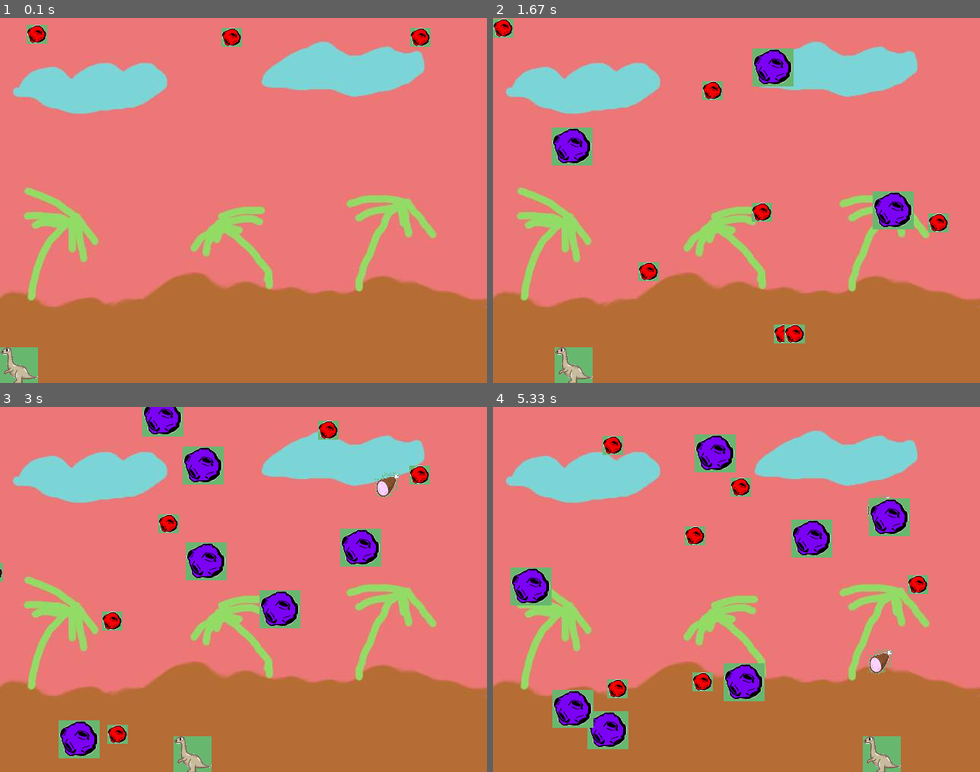
Above: before the commit, frames 1-4 (two rows, left to right).
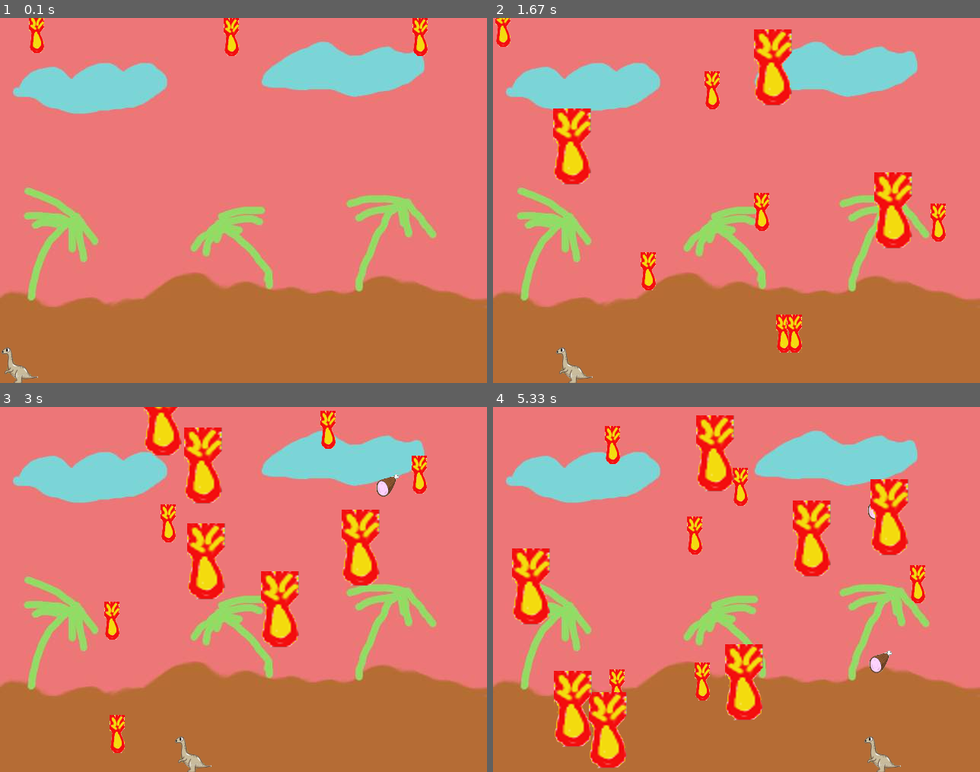
Above: after the commit, the same moments.

Repository: albertomsp/dinosaur-pygame
Game: pygame game, started from main.py
Same seed, same stepped clock (60 frames per second), same inputs: the game is played once before the commit and once after it. The source before the commit is Python 2; it was converted automatically to run under Python 3.
Inputs (mouse positions are in pixels of both pictures, inside the frame that each line leads up to):
- Up to frame 1 (0.1 s): no input
- Up to frame 2 (1.67 s): click (736, 200) at 0.38 s; click (804, 229) at 0.72 s; click (570, 288) at 1.05 s; click (575, 313) at 1.38 s
- Up to frame 3 (3 s): click (287, 494) at 1.72 s; click (204, 567) at 2.05 s; click (326, 717) at 2.42 s; click (194, 593) at 2.95 s
- Up to frame 4 (5.33 s): click (634, 567) at 3.28 s; click (566, 527) at 3.62 s; click (726, 717) at 3.95 s; click (551, 523) at 4.28 s; click (566, 622) at 4.62 s; click (858, 626) at 4.95 s; click (882, 494) at 5.28 s

The runs differ from the first frame. In frame 1, 1.6% of the frame differs, in the area x 0-89%, y 0-100%; in frame 2, 7.6%; in frame 3, 11%; in frame 4, 14%, in the area x 3-90%, y 2-100%.

Commit message:
Fixing linting and adding Makefile

Diff:
--- a/dinosaurio.py
+++ b/dinosaurio.py
@@ -1,3 +1,6 @@
+"""
+This is the first version I made when I was in the 2nd year of my studies.
+"""
 import pygame
 from pygame.locals import *
 import random
@@ -10,222 +13,226 @@
 SCREEN_HEIGHT = 480
 puntuacion = 0
 
-#NOTA: Para hacer lo de los niveles creo que es mejor en vez de poner contadorMeteoritos > 15, sustituir el
+# NOTA: Para hacer lo de los niveles creo que es mejor en vez de poner
+# contadorMeteoritos > 15, sustituir el
 # 15 por una vble y cambiarla cada nivel
 
+
 def main():
-	pygame.init()
-	screen = pygame.display.set_mode((SCREEN_WIDTH, SCREEN_HEIGHT))
-	pygame.display.set_caption("Dinosaurio")
-	fondo_image, fondo_rect = load_image("images/fondo.jpg")
-	screen.blit(fondo_image, (0,0))
-	pygame.mouse.set_visible(False)
-
-	dinosaurioSprite = pygame.sprite.RenderClear()
-	sdinosaurio = dinosaurio(SCREEN_HEIGHT - 22)
-	dinosaurioSprite.add(sdinosaurio)
-
-	meteoritosSprite = pygame.sprite.RenderClear()
-	meteoritosSprite.add(meteorito(40))
-	meteoritosSprite.add(meteorito(300))
-	meteoritosSprite.add(meteorito(560))
-
-	jamonSprite = pygame.sprite.RenderClear()
-
-	meteoritoGordoSprite = pygame.sprite.RenderClear()
-
-	clock = pygame.time.Clock()
-	contadorMeteoritos = 0
-	contadorJamon = 0
-	contadorMeteoritoGordo = 0
-
-	#puntuacion ("imagen")
-	#imagenpuntuacion = pygame.font.Font.render('0000',False,(0,0,255))
-
-	nivel = 0
-	contadorNivel = 0
-
-
-	while 1:
-		clock.tick(60)
-
-		pygame.event.pump()
-		sdinosaurio.mover_raton()
-
-		if contadorNivel == nivel * 1000:
-			nivel += 1
-			#puntuacion = 1000 # 1000 puntos por pasar de nivel
-			print 'nuevonivel'
-
-		if contadorMeteoritos > 30:
-			contadorMeteoritos = 0
-			meteoritosSprite.add(meteorito(random.randint(5,590)))
-			#puntuacion += 10 #10 puntos por cada meteorito
-
-		#En el contadorJamon se puede poner algo para el nivel, por ejemplo contadorJamon == nivel * 50 o algo por el estilo
-		if contadorJamon == 100:
-			contadorJamon = 0
-			jamonSprite.add(jamon(random.randint(5,590)))
-			#puntuacion += 50
-		else:
-			contadorJamon += 1
-
-		if contadorMeteoritoGordo >= 20:
-			contadorMeteoritoGordo = 0
-			meteoritoGordoSprite.add(meteoritoGordo(random.randint(5,590)))
-			#puntuacion += 20
-		else:
-			contadorMeteoritoGordo += 1
-
-		contadorNivel += 1
-
-		#Actualizamos todos los sprites (sin mostrar los cambios por pantalla
-		meteoritosSprite.update()
-		dinosaurioSprite.update()
-		jamonSprite.update()
-		meteoritoGordoSprite.update()
-
-		#Miramos a ver si algun meteorito le ha dado al dinosaurio
-			#Si pone un 1 el objeto se destruye y si pones un 0 el objeto sigue vivo
-			#(ponemos un 0 para el dinosaurio y un 1 para el grupo de meteoritos)
-		for hit in pygame.sprite.groupcollide(dinosaurioSprite,meteoritosSprite,0,1):
-			for din in dinosaurioSprite:
-				din.collision()
-		#Comprobamos si el dinosaurio 'come' un jamon
-		for hit in pygame.sprite.groupcollide(dinosaurioSprite,jamonSprite,0,1):
-			for din in dinosaurioSprite:
-				din.collisionJamon()
-		#Comprobamos si un meteorito gordo le da al dinosaurio
-		for hit in pygame.sprite.groupcollide(dinosaurioSprite,meteoritoGordoSprite,0,1):
-			for din in dinosaurioSprite:
-				din.collisionMeteoritoGordo()
-
-		#Limpiamos todo lo que fue pintado por ultima vez
-		meteoritosSprite.clear(screen, fondo_image)
-		dinosaurioSprite.clear(screen, fondo_image)
-		jamonSprite.clear(screen,fondo_image)
-		meteoritoGordoSprite.clear(screen, fondo_image)
-
-		#Pinta todo
-		meteoritosSprite.draw(screen)
-		dinosaurioSprite.draw(screen)
-		jamonSprite.draw(screen)
-		meteoritoGordoSprite.draw(screen)
-
-		#Eventos para salir del juego
-		pygame.event.pump()
-		keyinput = pygame.key.get_pressed()
-		if keyinput[K_ESCAPE] or pygame.event.peek(QUIT):
-			raise SystemExit
-
-		contadorMeteoritos = contadorMeteoritos + 1 + nivel
-
-
-		time.sleep (20.0 / 1000.0);
-
-		#Se redibuja el fondo y se actualizan las imagenes
-
-		pygame.display.flip()
+    pygame.init()
+    screen = pygame.display.set_mode((SCREEN_WIDTH, SCREEN_HEIGHT))
+    pygame.display.set_caption("Dinosaurio")
+    fondo_image, fondo_rect = load_image("images/fondo.jpg")
+    screen.blit(fondo_image, (0, 0))
+    pygame.mouse.set_visible(False)
+
+    dinosaurioSprite = pygame.sprite.RenderClear()
+    sdinosaurio = dinosaurio(SCREEN_HEIGHT - 22)
+    dinosaurioSprite.add(sdinosaurio)
+
+    meteoritosSprite = pygame.sprite.RenderClear()
+    meteoritosSprite.add(meteorito(40))
+    meteoritosSprite.add(meteorito(300))
+    meteoritosSprite.add(meteorito(560))
+
+    jamonSprite = pygame.sprite.RenderClear()
+
+    meteoritoGordoSprite = pygame.sprite.RenderClear()
+
+    clock = pygame.time.Clock()
+    contadorMeteoritos = 0
+    contadorJamon = 0
+    contadorMeteoritoGordo = 0
+
+    # puntuacion("imagen")
+    # imagenpuntuacion = pygame.font.Font.render('0000',False,(0,0,255))
+
+    nivel = 0
+    contadorNivel = 0
+
+    while 1:
+        clock.tick(60)
+
+        pygame.event.pump()
+        sdinosaurio.mover_raton()
+
+        if contadorNivel == nivel * 1000:
+            nivel += 1
+            # puntuacion = 1000 # 1000 puntos por pasar de nivel
+            print('nuevonivel')
+
+        if contadorMeteoritos > 30:
+            contadorMeteoritos = 0
+            meteoritosSprite.add(meteorito(random.randint(5, 590)))
+            # puntuacion += 10 #10 puntos por cada meteorito
+
+        # En el contadorJamon se puede poner algo para el nivel, por ejemplo
+        # contadorJamon == nivel * 50 o algo por el estilo
+        if contadorJamon == 100:
+            contadorJamon = 0
+            jamonSprite.add(jamon(random.randint(5, 590)))
+            # puntuacion += 50
+        else:
+            contadorJamon += 1
+
+        if contadorMeteoritoGordo >= 20:
+            contadorMeteoritoGordo = 0
+            meteoritoGordoSprite.add(meteoritoGordo(random.randint(5, 590)))
+            # puntuacion += 20
+        else:
+            contadorMeteoritoGordo += 1
+
+        contadorNivel += 1
+
+        # Actualizamos todos los sprites (sin mostrar los cambios por pantalla
+        meteoritosSprite.update()
+        dinosaurioSprite.update()
+        jamonSprite.update()
+        meteoritoGordoSprite.update()
+
+        # Miramos a ver si algun meteorito le ha dado al dinosaurio
+        # Si pone un 1 el objeto se destruye y si pones un 0 el objeto sigue vivo
+        # (ponemos un 0 para el dinosaurio y un 1 para el grupo de meteoritos)
+        for hit in pygame.sprite.groupcollide(dinosaurioSprite, meteoritosSprite, 0, 1):
+            for din in dinosaurioSprite:
+                din.collision()
+        # Comprobamos si el dinosaurio 'come' un jamon
+        for hit in pygame.sprite.groupcollide(dinosaurioSprite, jamonSprite, 0, 1):
+            for din in dinosaurioSprite:
+                din.collisionJamon()
+        # Comprobamos si un meteorito gordo le da al dinosaurio
+        for hit in pygame.sprite.groupcollide(dinosaurioSprite, meteoritoGordoSprite, 0, 1):
+            for din in dinosaurioSprite:
+                din.collisionMeteoritoGordo()
+
+        # Limpiamos todo lo que fue pintado por ultima vez
+        meteoritosSprite.clear(screen, fondo_image)
+        dinosaurioSprite.clear(screen, fondo_image)
+        jamonSprite.clear(screen, fondo_image)
+        meteoritoGordoSprite.clear(screen, fondo_image)
+
+        # Pinta todo
+        meteoritosSprite.draw(screen)
+        dinosaurioSprite.draw(screen)
+        jamonSprite.draw(screen)
+        meteoritoGordoSprite.draw(screen)
+
+        # Eventos para salir del juego
+        pygame.event.pump()
+        keyinput = pygame.key.get_pressed()
+        if keyinput[K_ESCAPE] or pygame.event.peek(QUIT):
+            raise SystemExit
+
+        contadorMeteoritos = contadorMeteoritos + 1 + nivel
+
+        time.sleep(20.0 / 1000.0)
+
+        # Se redibuja el fondo y se actualizan las imagenes
+
+        pygame.display.flip()
 
 
 def load_image(nombre, colorkey=False):
-	try:
-		image = pygame.image.load(nombre)
-	except pygame.error, message:
-		print 'No se puede cargar la imagen ', name
-		raise SystemExit, message
-	image = image.convert()
-	if(colorkey):
-		colorkey = image.get_at((0,0))
-		image.set_colorkey(colorkey,RLEACCEL)
-	return image, image.get_rect()
+    try:
+        image = pygame.image.load(nombre)
+    except pygame.error as message:
+        print('No se puede cargar la imagen ', name)
+        raise(SystemExit, message)
+
+    image = image.convert_alpha()
+    # if(colorkey):
+    #     colorkey = image.get_at((0, 0))
+    #     image.set_colorkey(colorkey, RLEACCEL)
+    return image, image.get_rect()
 
 class dinosaurio(pygame.sprite.Sprite):
 
-	def __init__(self,y):
-		pygame.sprite.Sprite.__init__(self)
-		self.image, self.rect = load_image("images/dinosaurio.png")
-		self.rect.centerx = SCREEN_WIDTH / 2
-		self.rect.centery = y
-		self.vidas = 5
-		self.puntuacion = 0
-
-	def mover_raton(self):
-		pos = pygame.mouse.get_pos()
-		self.rect.centerx = pos[0]
-
-		if self.rect.left < 0:
-			self.rect.left = 0
-		elif self.rect.right > SCREEN_WIDTH:
-			self.rect.right = SCREEN_WIDTH
-
-	def collision(self):
-		self.vidas -=1
-		print self.vidas
-		if self.vidas == 0:
-			print 'Has perdido'
-			print "puntuacion: "+str(puntuacion)
-			raise SystemExit
-
-	def collisionJamon(self):
-		self.vidas +=1
-		print self.vidas
-
-	def collisionMeteoritoGordo(self):
-		self.vidas -=2
-		print self.vidas
-		if self.vidas <= 0:
-			print 'Has perdido'
-			print "puntuacion: "+str(puntuacion)
-			raise SystemExit
+    def __init__(self, y):
+        pygame.sprite.Sprite.__init__(self)
+        self.image, self.rect = load_image("images/dinosaurio.png")
+        self.rect.centerx = SCREEN_WIDTH / 2
+        self.rect.centery = y
+        self.vidas = 5
+        self.puntuacion = 0
+
+    def mover_raton(self):
+        pos = pygame.mouse.get_pos()
+        self.rect.centerx = pos[0]
+
+        if self.rect.left < 0:
+            self.rect.left = 0
+        elif self.rect.right > SCREEN_WIDTH:
+            self.rect.right = SCREEN_WIDTH
+
+    def collision(self):
+        self.vidas -= 1
+        print(self.vidas)
+        if self.vidas == 0:
+            print('Has perdido')
+            print("puntuacion: " + str(puntuacion))
+            raise SystemExit
+
+    def collisionJamon(self):
+        self.vidas += 1
+        print(self.vidas)
+
+    def collisionMeteoritoGordo(self):
+        self.vidas -= 2
+        print(self.vidas)
+        if self.vidas <= 0:
+            print('Has perdido')
+            print("puntuacion: " + str(puntuacion))
+            raise SystemExit
 
 
 class meteorito(pygame.sprite.Sprite):
 
-	def __init__(self,x):
-		pygame.sprite.Sprite.__init__(self)
-		self.image, self.rect = load_image("images/meteorito.png")
-		self.rect.centerx = x
-		self.rect.centery = 5
-		#self.speed = [-1,6]
-		self.speed = [randint(-2,2), randrange(2) + 4]
-
-	def update(self):
-		self.rect.move_ip((self.speed[0],self.speed[1]))
-		if self.rect.bottom > SCREEN_HEIGHT:
-			#Si voy a poner varios, lo k hay k hacer es self.kill()
-			self.kill()
+    def __init__(self, x):
+        pygame.sprite.Sprite.__init__(self)
+        self.image, self.rect = load_image("images/meteorito.png")
+        self.rect.centerx = x
+        self.rect.centery = 5
+        # self.speed = [-1, 6]
+        self.speed = [randint(-2, 2), randrange(2) + 4]
+
+    def update(self):
+        self.rect.move_ip((self.speed[0], self.speed[1]))
+        if self.rect.bottom > SCREEN_HEIGHT:
+            # Si voy a poner varios, lo k hay k hacer es self.kill()
+            self.kill()
 
 
 class jamon(pygame.sprite.Sprite):
 
-	def __init__(self,x):
-		pygame.sprite.Sprite.__init__(self)
-		self.image, self.rect = load_image("images/jamon.jpg",True)
-		self.rect.centerx = x
-		self.rect.centery = 5
-		self.speed = [0,2]
-
-	def update(self):
-		self.rect.move_ip((self.speed[0],self.speed[1]))
-		if self.rect.bottom > SCREEN_HEIGHT:
-			#Si voy a poner varios, lo k hay k hacer es self.kill()
-			self.kill()
+    def __init__(self, x):
+        pygame.sprite.Sprite.__init__(self)
+        self.image, self.rect = load_image("images/jamon.png", True)
+        self.rect.centerx = x
+        self.rect.centery = 5
+        self.speed = [0, 2]
+
+    def update(self):
+        self.rect.move_ip((self.speed[0], self.speed[1]))
+        if self.rect.bottom > SCREEN_HEIGHT:
+            # Si voy a poner varios, lo k hay k hacer es self.kill()
+            self.kill()
 
 class meteoritoGordo(pygame.sprite.Sprite):
 
-	def __init__(self,x):
-		pygame.sprite.Sprite.__init__(self)
-		self.image, self.rect = load_image("images/meteoritoGordo.png")
-		self.rect.centerx = x
-		self.rect.centery = 5
-		# self.speed = [-1,5]
-		self.speed = [randint(-1,1), randrange(2) + 3]
-
-	def update(self):
-		self.rect.move_ip((self.speed[0],self.speed[1]))
-		if self.rect.bottom > SCREEN_HEIGHT:
-			#Si voy a poner varios, lo k hay k hacer es self.kill()
-			self.kill()
-
-if __name__ == '__main__': main()
+    def __init__(self, x):
+        pygame.sprite.Sprite.__init__(self)
+        self.image, self.rect = load_image("images/meteoritoGordo.png")
+        self.rect.centerx = x
+        self.rect.centery = 5
+        # self.speed = [-1,5]
+        self.speed = [randint(-1, 1), randrange(2) + 3]
+
+    def update(self):
+        self.rect.move_ip((self.speed[0], self.speed[1]))
+        if self.rect.bottom > SCREEN_HEIGHT:
+            # Si voy a poner varios, lo k hay k hacer es self.kill()
+            self.kill()
+
+
+if __name__ == '__main__':
+    main()
--- a/main.py
+++ b/main.py
@@ -14,12 +14,13 @@
 # contadorMeteoritos > 15, sustituir el
 # 15 por una vble y cambiarla cada nivel
 
+
 def main():
     pygame.init()
     screen = pygame.display.set_mode((SCREEN_WIDTH, SCREEN_HEIGHT))
     pygame.display.set_caption("Dinosaurio")
     fondo_image, fondo_rect = load_image("images/fondo.jpg")
-    screen.blit(fondo_image, (0,0))
+    screen.blit(fondo_image, (0, 0))
     pygame.mouse.set_visible(False)
 
     dinosaurioSprite = pygame.sprite.RenderClear()
@@ -40,7 +41,7 @@
     contadorJamon = 0
     contadorMeteoritoGordo = 0
 
-    # puntuacion ("imagen")
+    # puntuacion("imagen")
     # imagenpuntuacion = pygame.font.Font.render('0000',False,(0,0,255))
 
     nivel = 0
@@ -55,7 +56,7 @@
         if contadorNivel == nivel * 1000:
             nivel += 1
             # puntuacion = 1000 # 1000 puntos por pasar de nivel
-            print 'nuevonivel'
+            print('nuevonivel')
 
         if contadorMeteoritos > 30:
             contadorMeteoritos = 0
@@ -131,13 +132,14 @@
 def load_image(nombre, colorkey=False):
     try:
         image = pygame.image.load(nombre)
-    except pygame.error, message:
-        print 'No se puede cargar la imagen ', name
+    except pygame.error as message:
+        print('No se puede cargar la imagen ', name)
         raise(SystemExit, message)
-    image = image.convert()
-    if(colorkey):
-        colorkey = image.get_at((0, 0))
-        image.set_colorkey(colorkey, RLEACCEL)
+
+    image = image.convert_alpha()
+    # if(colorkey):
+    #     colorkey = image.get_at((0, 0))
+    #     image.set_colorkey(colorkey, RLEACCEL)
     return image, image.get_rect()
 
 class dinosaurio(pygame.sprite.Sprite):
@@ -161,22 +163,22 @@
 
     def collision(self):
         self.vidas -= 1
-        print self.vidas
+        print(self.vidas)
         if self.vidas == 0:
-            print 'Has perdido'
-            print "puntuacion: " + str(puntuacion)
+            print('Has perdido')
+            print("puntuacion: " + str(puntuacion))
             raise SystemExit
 
     def collisionJamon(self):
         self.vidas += 1
-        print self.vidas
+        print(self.vidas)
 
     def collisionMeteoritoGordo(self):
         self.vidas -= 2
-        print self.vidas
+        print(self.vidas)
         if self.vidas <= 0:
-            print 'Has perdido'
-            print "puntuacion: " + str(puntuacion)
+            print('Has perdido')
+            print("puntuacion: " + str(puntuacion))
             raise SystemExit
 
 
@@ -201,7 +203,7 @@
 
     def __init__(self, x):
         pygame.sprite.Sprite.__init__(self)
-        self.image, self.rect = load_image("images/jamon.jpg", True)
+        self.image, self.rect = load_image("images/jamon.png", True)
         self.rect.centerx = x
         self.rect.centery = 5
         self.speed = [0, 2]
Not shown, added: Makefile
Not shown, changed: README.md
Binary file removed: images/ant/2.jpg
Binary file removed: images/ant/depositphotos_8094067-cartoon-dinosaur-icon.jpg
Binary file removed: images/ant/descarga.jpg
Binary file removed: images/ant/dinosaurio-transpa.png
Binary file removed: images/ant/fondo-ant.jpg
Binary file removed: images/ant/meteorito-ant.png
Binary file removed: images/ant/meteoritoGordo-ant.png
Binary file changed: images/dinosaurio.png
Binary file removed: images/fondo2.jpg
Binary file removed: images/jamon.jpg
(and 7 more such lines)
